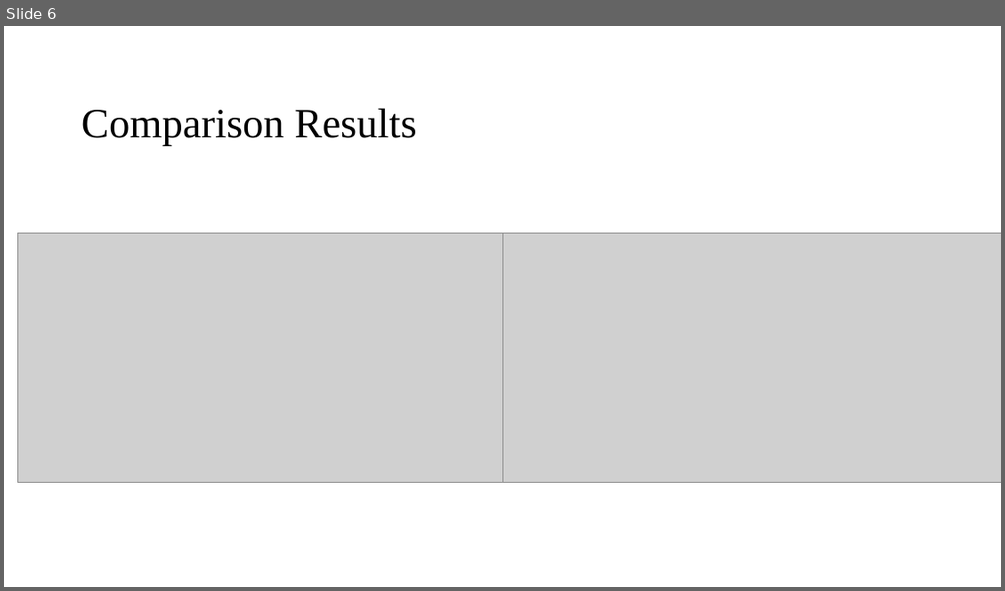
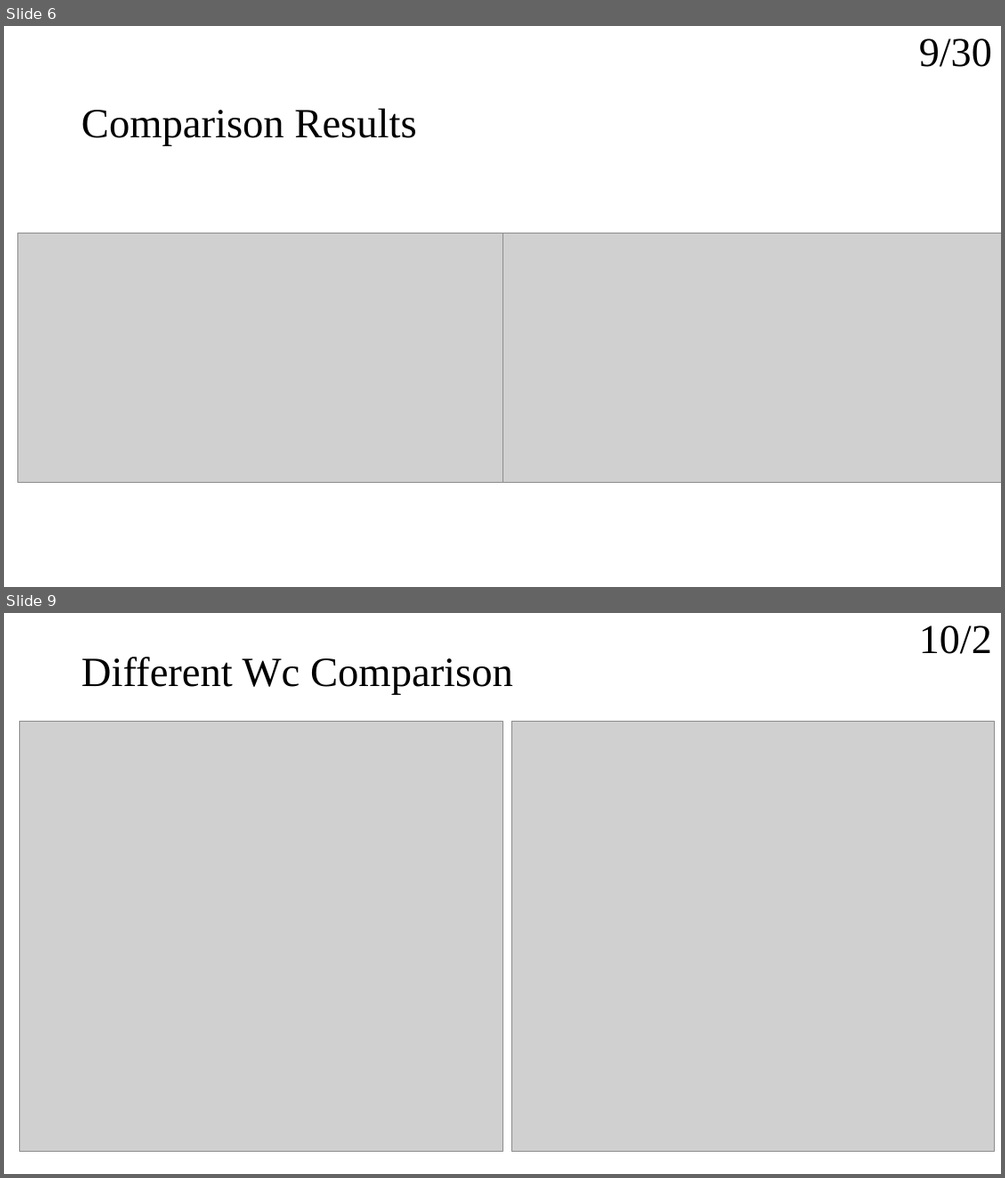
Before and after one commit to kevinfan100/Report-Note, a slide deck: Openloop_Cali.pptx. Shown one above the other, each under a label of ours: slide 6 before the commit, slides 6 and 9 after it; the slides between them are not shown. The pictures are 1005x591 and 1005x1178 pixels, drawn with LibreOffice and Linux fonts; fonts in the diff are those of the drawing; grey boxes stand for pictures. Boxes give left, top, right and bottom in pixels: in the first picture for what was removed or moved away, otherwise in the second. Text is boxed around its words. In the diff, an @@ line names an element or a change of style, - is before the commit and + after.

```diff
--- a/Openloop_Cali.pptx
+++ b/Openloop_Cali.pptx
@@ slide 9 added at [4,613,1001,1174], background #FFFFFF @@
@@ title added at [919,625,992,654], 39.6 pt, text #000000 @@
+10/2
@@ text added at [81,657,513,695], 40 pt, text #000000 @@
+Different Wc Comparison
@@ picture added at [20,722,502,1151] @@
@@ picture added at [512,722,995,1151] @@
@@ slide 6 changed as well @@
@@ title added at [919,38,992,67], 39.6 pt, text #000000 @@
+9/30
```
Also in this commit, not shown: 4 other slides changed, 7 other slides added, 7 slides removed, 6 other files.
